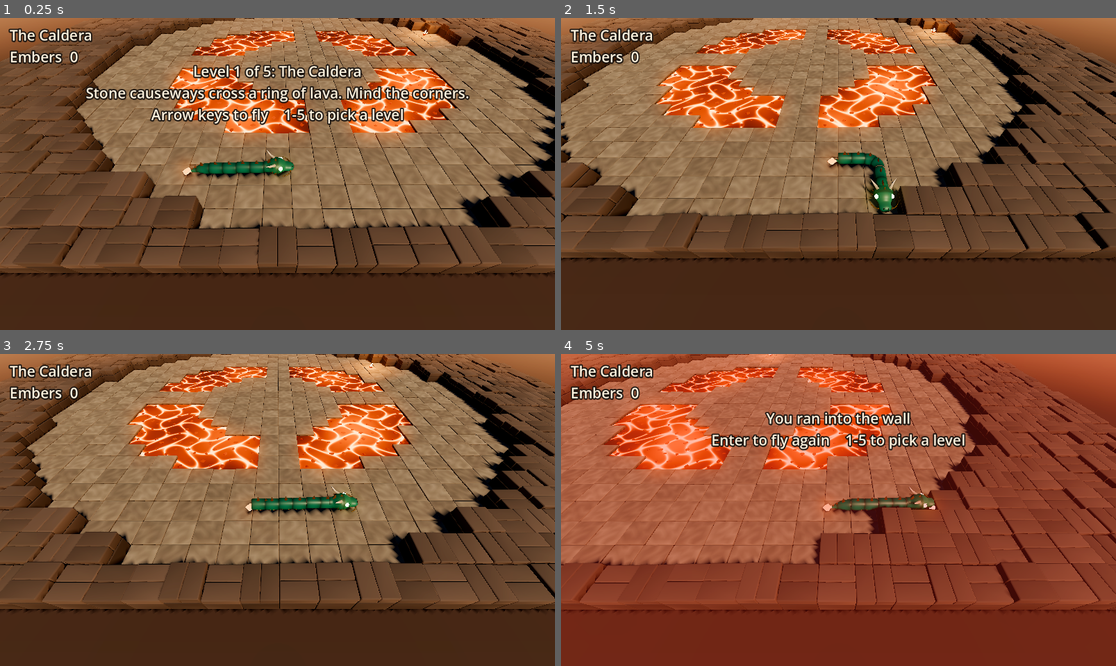
Above: before the commit, frames 1-4 (two rows, left to right).
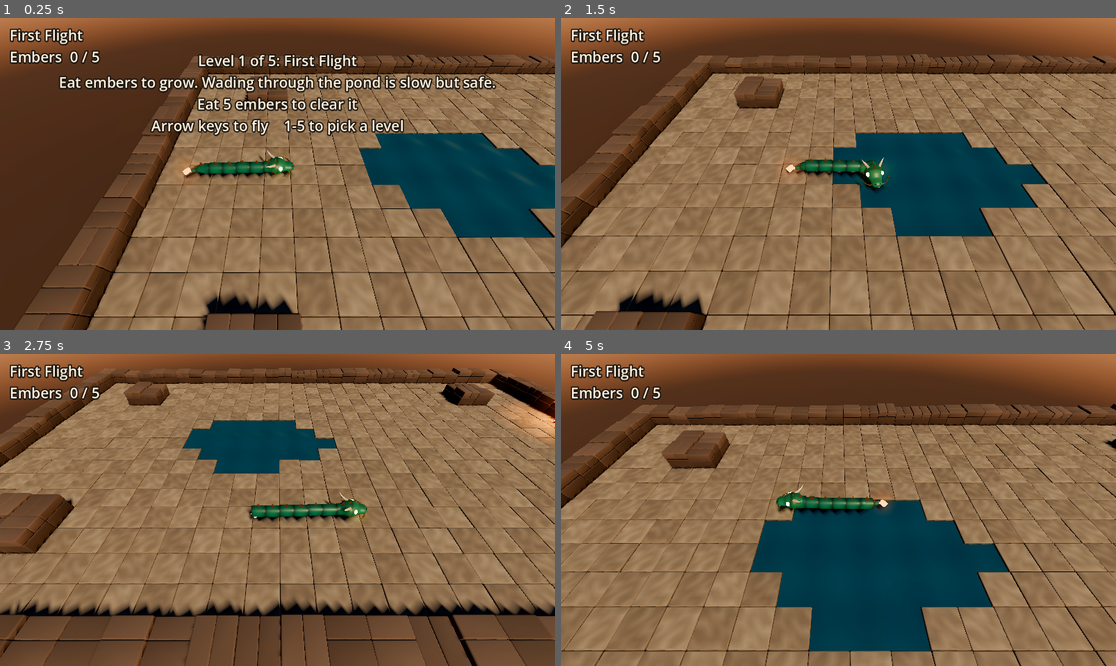
Above: after the commit, the same moments.

Repository: rndmcnlly/ember-dragon
Game: Godot game, scene res://main.tscn
Same seed, same stepped clock (60 frames per second), same inputs: the game is played once before the commit and once after it.
Inputs:
- Up to frame 1 (0.25 s): no input
- Up to frame 2 (1.5 s): tap Enter (ui_accept) at 0.5, 1.35 s; hold Right (ui_right) 0.53-1.28 s; hold Enter (ui_accept) 0.53-1.28 s; tap 1 at 0.6 s; hold Down (ui_down) from 1.28 s (still down)
- Up to frame 3 (2.75 s): tap Enter (ui_accept) at 1.52, 1.82 s; tap 1 at 1.55, 2.1 s; release Down (ui_down) at 2.03 s; hold Right (ui_right) from 2.03 s (still down); hold Enter (ui_accept) from 2.03 s (still down)
- Up to frame 4 (5 s): release Right (ui_right) at 2.78 s; release Enter (ui_accept) at 2.78 s; hold Up (ui_up) 2.78-3.53 s; tap 1 at 2.85, 4.35 s; tap Enter (ui_accept) at 3.02, 3.32, 4.52, 4.82 s; hold Enter (ui_accept) 3.53-4.28 s; hold Left (ui_left) from 3.53 s (still down)

The runs differ from the first frame. In frame 1, 70% of the frame differs, in the area x 0-100%, y 0-100%; in frame 2, 80%; in frame 3, 64%; in frame 4, 95%.

Commit message:
Internal DSL: the campaign as a fluent builder
core/campaign.gd chains level(), eat(), with_pickups(), without_pickups(), faster()
into plain Campaign.Step data; levels/campaign.gd writes the Ember Trail in it, one
sentence per level. The Arena gains goal, tempo, and a WON state; clearing a level
bursts gold and Enter moves on. Maps the campaign does not name join at the end.

Diff:
--- a/core/arena.gd
+++ b/core/arena.gd
@@ -6,8 +6,9 @@
 signal ate(cell: Vector2i)
 signal powered(powerup: Powerup)
 signal died(reason: String)
+signal won
 
-enum State { READY, PLAYING, OVER }
+enum State { READY, PLAYING, OVER, WON }
 
 const GROWTH_PER_FOOD := 3
 const PICKUP_CHANCE := 0.3  # chance that eating spawns a powerup pickup
@@ -21,9 +22,11 @@
 var pickup_cell := Vector2i(-1, -1)
 var active: Array[Powerup] = []
 var score := 0
+var goal := 0  # embers that clear the level; 0 means endless (Campaign.Step sets it)
 var state := State.READY
 var death := ""
-var speed := 1.0  # ticks per base tick; HastePowerup raises it (see pace())
+var tempo := 1.0  # the level's base speed, from the campaign
+var speed := 1.0  # HastePowerup doubles it
 var ghost := false  # GhostPowerup lets the head pass through the body
 var rng := RandomNumberGenerator.new()
 
@@ -35,10 +38,10 @@
 	food = _empty_cell()
 
 
-## Ticks per base tick right now: Haste's speed times the ground under the head,
-## so wading through water at double speed comes out even.
+## Ticks per base tick right now: the level's tempo, times Haste, times the ground
+## under the head (so wading through water with Haste comes out even).
 func pace() -> float:
-	return speed * board.pace_at(dragon.body[0])
+	return tempo * speed * board.pace_at(dragon.body[0])
 
 
 ## The dragon waits for the player's first move.
@@ -73,8 +76,12 @@
 	score += 1
 	dragon.grow(GROWTH_PER_FOOD)
 	ate.emit(food)
+	if goal > 0 and score >= goal:
+		state = State.WON
+		won.emit()
+		return
 	food = _empty_cell()
-	if pickup == null and rng.randf() < PICKUP_CHANCE:
+	if pickup == null and not pickup_kinds.is_empty() and rng.randf() < PICKUP_CHANCE:
 		pickup = pickup_kinds[rng.randi_range(0, pickup_kinds.size() - 1)].new()
 		pickup_cell = _empty_cell()
 
--- /dev/null
+++ b/core/campaign.gd
@@ -0,0 +1,79 @@
+## An internal DSL (Fowler's fluent builder): a run of levels and how each one plays,
+## written as chained GDScript calls that read like the design doc. Every call
+## returns the Campaign itself, so the next call can follow it on the same line:
+##
+##     var tutorial := Campaign.new("Tutorial")
+##     tutorial.level("meadow").eat(5).without_pickups()
+##     tutorial.level("ford").eat(8).faster(1.2)
+##
+## level() starts a new step; the calls after it tune that step. The result is plain
+## data (the steps), which the game reads; the shipped campaign is levels/campaign.gd.
+class_name Campaign
+extends RefCounted
+
+
+## One level of the campaign: which map, and the knobs that tune it.
+class Step:
+	var map := ""  # a file in levels/, without .txt
+	var goal := 0  # embers to clear the level; 0 means fly for as long as you like
+	var pickups: Array[GDScript] = [HastePowerup, GhostPowerup, TrimPowerup]  # all, unless told
+	var tempo := 1.0  # the level's base speed; Haste and water multiply it
+
+	## Tune a fresh Arena to this step.
+	func prepare(arena: Arena) -> void:
+		arena.goal = goal
+		arena.pickup_kinds = pickups.duplicate()
+		arena.tempo = tempo
+
+
+var title := ""
+var steps: Array[Step] = []
+
+
+func _init(name := "Campaign") -> void:
+	title = name
+
+
+## Start a new step on a map from levels/. Every other call tunes the latest step.
+func level(map: String) -> Campaign:
+	var step := Step.new()
+	step.map = map
+	steps.append(step)
+	return self
+
+
+## Clear the level by eating this many embers.
+func eat(embers: int) -> Campaign:
+	_latest().goal = embers
+	return self
+
+
+## Only these powerups appear, e.g. with_pickups([HastePowerup]).
+func with_pickups(kinds: Array[GDScript]) -> Campaign:
+	_latest().pickups = kinds.duplicate()
+	return self
+
+
+func without_pickups() -> Campaign:
+	_latest().pickups = []
+	return self
+
+
+## Fly this much faster than normal for the whole level (1.2 is 20% faster).
+func faster(factor: float) -> Campaign:
+	_latest().tempo = factor
+	return self
+
+
+## Add an endless step for every map not named yet, so a new levels/*.txt file
+## still shows up in the game without touching code.
+func then_any_other(maps: Array[String]) -> Campaign:
+	for map in maps:
+		if not steps.any(func(step: Step) -> bool: return step.map == map):
+			level(map)
+	return self
+
+
+func _latest() -> Step:
+	assert(not steps.is_empty(), "start with level(): the other calls tune the latest level")
+	return steps.back()
--- a/deno.json
+++ b/deno.json
@@ -8,9 +8,9 @@
     "dev": "deno run -A scripts/godot.ts -- --path .",
     "import": "deno run -A scripts/godot.ts -- --headless --path . --import",
     "test": "deno run -A scripts/godot.ts -- --headless --path . --script res://tests/run_tests.gd",
-    "lint": "uvx --from gdtoolkit==4.5.0 gdlint core game tests",
-    "fmt": "uvx --from gdtoolkit==4.5.0 gdformat core game tests",
-    "fmt:check": "uvx --from gdtoolkit==4.5.0 gdformat --check core game tests",
+    "lint": "uvx --from gdtoolkit==4.5.0 gdlint core game levels tests",
+    "fmt": "uvx --from gdtoolkit==4.5.0 gdformat core game levels tests",
+    "fmt:check": "uvx --from gdtoolkit==4.5.0 gdformat --check core game levels tests",
     "build": "deno run -A scripts/build.ts",
     "preview": "deno run -A jsr:@std/http@1/file-server dist",
     "ci": "deno check scripts && deno task fmt:check && deno task lint && deno task import && deno task test && deno task build",
--- a/game/effects.gd
+++ b/game/effects.gd
@@ -7,6 +7,7 @@
 const EMBER := Color(1.0, 0.45, 0.12)
 const ARCANE := Color(0.65, 0.35, 1.0)
 const BLOOD := Color(1.0, 0.15, 0.1)
+const GOLD := Color(1.0, 0.8, 0.3)
 const MAX_SHAKE := 0.5  # camera offset in meters at full trauma
 
 var camera: Camera3D
@@ -32,6 +33,11 @@
 		func(_powerup):
 			_burst(_center(arena.dragon.body[0]), ARCANE, 40, 6.0)
 			_flash_screen(ARCANE, 0.25)
+	)
+	arena.won.connect(
+		func():
+			_burst(_center(arena.dragon.body[0]), GOLD, 90, 8.0)
+			_flash_screen(GOLD, 0.3)
 	)
 	arena.died.connect(
 		func(_reason):
--- a/game/main.gd
+++ b/game/main.gd
@@ -15,8 +15,9 @@
 	"ui_right": Vector2i.RIGHT,
 }
 
-var levels := Level.catalog()  # level names, from levels/*.txt
-var level: Level
+var campaign: Campaign = preload("res://levels/campaign.gd").ember_trail()
+var step: Campaign.Step  # where we are in the campaign
+var level: Level  # that step's map
 var arena: Arena
 var stage: Stage
 var meshes := {}  # piece name -> Mesh, shared by every node that shows it (Flyweight)
@@ -48,11 +49,13 @@
 func _unhandled_input(event: InputEvent) -> void:
 	if arena.state != Arena.State.PLAYING and event is InputEventKey and event.pressed:
 		var choice: int = event.keycode - KEY_1  # number keys pick a level
-		if choice >= 0 and choice < mini(levels.size(), 9):
+		if choice >= 0 and choice < mini(campaign.steps.size(), 9):
 			_load_level(choice)
 			return
-	if arena.state == Arena.State.OVER:
-		if event.is_action_pressed("ui_accept"):
+	if arena.state == Arena.State.OVER or arena.state == Arena.State.WON:
+		if event.is_action_pressed("ui_accept") and arena.state == Arena.State.WON:
+			_load_level(_number() % campaign.steps.size())  # the next level, or the first again
+		elif event.is_action_pressed("ui_accept"):
 			_new_game()
 		return
 	for action in DIRECTIONS:
@@ -77,10 +80,11 @@
 	_draw_hud()
 
 
-## Read a level from levels/ and draw its ground. A broken file still gives a playable
-## field, with its errors on screen (and in the output) so the designer can fix them.
+## Read a campaign step's map from levels/ and draw its ground. A broken file still
+## gives a playable field, with its errors on screen so the designer can fix them.
 func _load_level(index: int) -> void:
-	level = Level.load_file("res://levels/%s.txt" % levels[index])
+	step = campaign.steps[index]
+	level = Level.load_file("res://levels/%s.txt" % step.map)
 	for error in level.errors:
 		push_warning(error)
 	if not level.errors.is_empty():
@@ -91,9 +95,11 @@
 
 func _new_game() -> void:
 	arena = Arena.new(level.board, randi())
+	step.prepare(arena)
 	arena.ate.connect(func(_cell): sounds["eat"].play())
 	arena.powered.connect(func(_powerup): sounds["power"].play())
 	arena.died.connect(func(_reason): sounds["crash"].play())
+	arena.won.connect(func(): sounds["power"].play())
 	effects.watch(arena)
 	_clock = 0.0
 	_previous = arena.dragon.body.duplicate()
@@ -237,26 +243,42 @@
 
 
 func _draw_hud() -> void:
-	var lines := [level.title, "Embers  %d" % arena.score]
+	var embers := "Embers  %d" % arena.score
+	if arena.goal > 0:
+		embers += " / %d" % arena.goal
+	var lines := [level.title, embers]
 	for powerup in arena.active:
 		lines.append("%s  %d" % [powerup.title, powerup.remaining])
 	score_label.text = "\n".join(lines)
 	match arena.state:
 		Arena.State.READY:
 			var intro := [
-				"Level %d of %d: %s" % [levels.find(level.name) + 1, levels.size(), level.title],
+				"Level %d of %d: %s" % [_number(), campaign.steps.size(), level.title],
 				level.blurb,
+				"Eat %d embers to clear it" % arena.goal if arena.goal > 0 else "No goal: fly free",
 			]
 			intro.append_array(level.errors)
-			intro.append("Arrow keys to fly    1-%d to pick a level" % levels.size())
+			intro.append("Arrow keys to fly    %s" % _picker())
 			banner.text = "\n".join(intro)
 		Arena.State.OVER:
-			banner.text = (
-				"%s\nEnter to fly again    1-%d to pick a level" % [arena.death, levels.size()]
-			)
+			banner.text = "%s\nEnter to fly again    %s" % [arena.death, _picker()]
+		Arena.State.WON:
+			if _number() < campaign.steps.size():
+				banner.text = "Level clear!\nEnter for level %d    %s" % [_number() + 1, _picker()]
+			else:
+				banner.text = "You finished %s!\nEnter to start again" % campaign.title
 		_:
 			banner.text = ""
 
 
 func _center(cell: Vector2i) -> Vector3:
 	return Vector3(cell.x + 0.5, 0, cell.y + 0.5)
+
+
+## This step's place in the campaign, counting from 1 as the player does.
+func _number() -> int:
+	return campaign.steps.find(step) + 1
+
+
+func _picker() -> String:
+	return "1-%d to pick a level" % mini(campaign.steps.size(), 9)
--- /dev/null
+++ b/levels/campaign.gd
@@ -0,0 +1,14 @@
+## The Ember Trail: the order of the levels and how each one plays, written in the
+## internal DSL from core/campaign.gd. Reorder, retune, or add a line here; the maps
+## themselves are the .txt files next to this one.
+extends RefCounted
+
+
+static func ember_trail() -> Campaign:
+	var trail := Campaign.new("The Ember Trail")
+	trail.level("meadow").eat(5).without_pickups()
+	trail.level("ford").eat(8).with_pickups([HastePowerup])
+	trail.level("cinders").eat(10).with_pickups([HastePowerup, TrimPowerup])
+	trail.level("confluence").eat(12).with_pickups([GhostPowerup, TrimPowerup])
+	trail.level("caldera").eat(15).faster(1.15)
+	return trail.then_any_other(Level.catalog())
--- /dev/null
+++ b/tests/campaign_test.gd
@@ -0,0 +1,67 @@
+extends "res://tests/test_case.gd"
+
+const TRAIL := preload("res://levels/campaign.gd")
+
+
+func test_each_level_call_starts_a_step_and_the_rest_tune_it() -> void:
+	var trial := Campaign.new("Trial")
+	trial.level("meadow").eat(3).without_pickups()
+	trial.level("ford").faster(1.5).with_pickups([HastePowerup])
+	assert_eq(trial.steps.size(), 2)
+	assert_eq(trial.steps[0].map, "meadow")
+	assert_eq(trial.steps[0].goal, 3)
+	assert_eq(trial.steps[0].pickups.size(), 0)
+	assert_eq(trial.steps[1].goal, 0)
+	assert_eq(trial.steps[1].tempo, 1.5)
+	assert_eq(trial.steps[1].pickups, [HastePowerup] as Array[GDScript])
+
+
+func test_a_step_tunes_its_arena() -> void:
+	var trial := Campaign.new()
+	trial.level("meadow").eat(2).without_pickups().faster(1.25)
+	var arena := Arena.new(Board.bordered(Vector2i(12, 12)))
+	trial.steps[0].prepare(arena)
+	assert_eq(arena.goal, 2)
+	assert_eq(arena.pickup_kinds.size(), 0)
+	assert_eq(arena.pace(), 1.25)
+
+
+func test_reaching_the_goal_clears_the_level() -> void:
+	var arena := Arena.new(Board.bordered(Vector2i(12, 12)))
+	var cleared := []
+	arena.won.connect(func(): cleared.append(true))
+	arena.goal = 1
+	arena.start()
+	arena.food = arena.dragon.body[0] + Vector2i.RIGHT
+	arena.tick()
+	assert_eq(arena.state, Arena.State.WON)
+	assert_eq(cleared.size(), 1)
+
+
+func test_without_pickups_none_ever_appear() -> void:
+	var arena := Arena.new(Board.bordered(Vector2i(12, 12)), 7)
+	arena.pickup_kinds = []
+	arena.start()
+	for i in 20:
+		arena._eat()
+	assert_eq(arena.pickup, null)
+
+
+func test_unnamed_maps_join_at_the_end() -> void:
+	var trial := Campaign.new()
+	trial.level("ford").eat(4)
+	trial.then_any_other(["meadow", "ford"] as Array[String])
+	assert_eq(trial.steps.map(func(s): return s.map), ["ford", "meadow"])
+
+
+## The shipped campaign names real maps, includes every map, and gets harder.
+func test_the_ember_trail_covers_every_level_in_order() -> void:
+	var trail: Campaign = TRAIL.ember_trail()
+	var maps := trail.steps.map(func(s): return s.map)
+	for name in Level.catalog():
+		assert_true(name in maps)
+	assert_eq(maps[0], "meadow")
+	var last_goal := 0
+	for s in trail.steps:
+		assert_true(s.goal > last_goal)
+		last_goal = s.goal
Not shown, added: core/campaign.gd.uid
Not shown, added: levels/campaign.gd.uid
Not shown, added: tests/campaign_test.gd.uid
Not shown, changed: DESIGN.md
